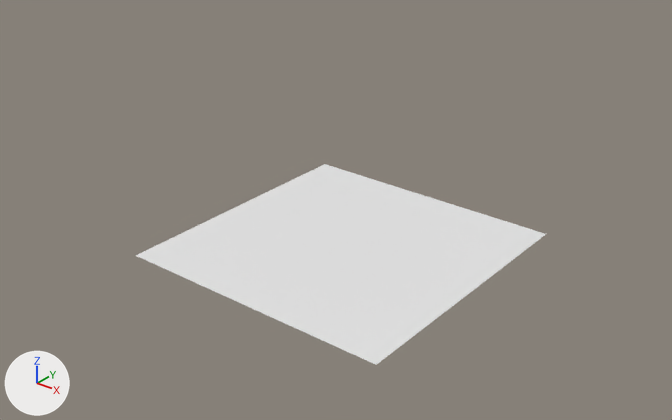
The Blender file HE.blend: old version first, new version second.
Rendered twice from a 50 mm camera at (3.47, -4.44, 2.79) aimed at (-0.01, -0.09, 0.09). The axes (+X, +Y, +Z) are drawn at lower left. The lights are the same throughout.
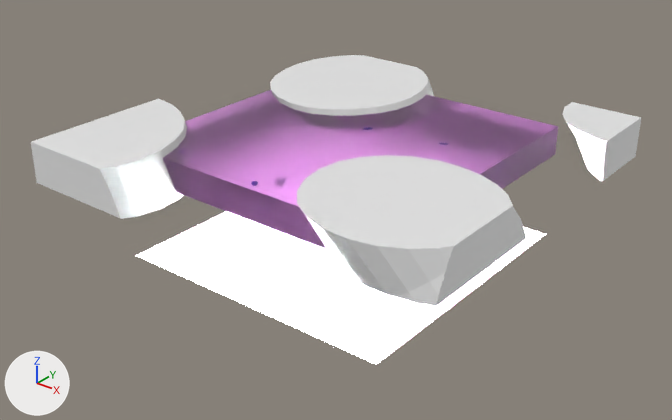
Changed parts and their boxes (x1, y1, x2, y2) in the pictures (672 x 420 px):
```json
{"object": "crypt_structure", "change": "added", "after": [31, 55, 641, 306]}
{"object": "Plane", "change": "recoloured", "before": [135, 164, 546, 365], "after": [135, 164, 546, 365]}
{"object": "muscosa", "change": "added", "after": [163, 90, 558, 250], "on screen": "pink"}
```

The change, as JSON lines over the scene's bpy script:
```json
{"op": "add", "block": "mat_light_source", "code": ["mat_light_source = principled_material('light_source')", "mat_light_source.base_color = (0.8, 0.8, 0.8)  # white #e7e7e7", "mat_light_source.emission_strength = 60.0"]}
{"op": "add", "block": "mat_muscosa", "code": ["mat_muscosa = principled_material('muscosa')", "mat_muscosa.base_color = (0.62, 0.25, 0.65)  # pink #ce89d3", "mat_muscosa.ior = 1.45", "mat_muscosa.transmission_weight = 0.929"]}
{"block": "me_plane_007", "where": "me_plane_007.from_pydata(...)  # 4 vertices, 1 face; spans x -1.0..1.0, y -1.0..1.0, z 0.0"}
{"op": "add", "block": "me_plane_007", "code": "me_plane_007.materials.append(mat_light_source)  # white #e7e7e7"}
{"op": "add", "block": "me_cube_004", "code": ["me_cube_004 = bpy.data.meshes.new('Cube.004')", "me_cube_004.from_pydata(...)  # 276 vertices, 116 faces; spans x -1.4..1.4, y -1.4..1.4, z 0.36..0.64", "me_cube_004.materials.append(mat_muscosa)  # pink #ce89d3"]}
{"op": "add", "block": "me_cube", "code": ["me_cube = bpy.data.meshes.new('Cube')", "me_cube.from_pydata(...)  # a box spanning x -1.0..1.0, y -1.0..1.0, z -0.1..0.1", "me_cube.materials.append(mat_muscosa)  # pink #ce89d3"]}
{"op": "add", "block": "me_plane_001", "code": ["me_plane_001 = bpy.data.meshes.new('Plane.001')", "me_plane_001.from_pydata(...)  # 276 vertices, 122 faces; spans x -1.4..1.4, y -1.4..1.4, z 0.36..0.64"]}
{"op": "add", "block": "ob_muscosa", "code": ["ob_muscosa = bpy.data.objects.new('muscosa', me_cube_004)", "ob_muscosa.location = (0.0, 0.0, 0.0)", "_m = ob_muscosa.modifiers.new('Boolean Modifier 2', 'BOOLEAN')", "_m.object = ob_tissue", "_m.operation = 'INTERSECT'"]}
{"op": "add", "block": "ob_tissue", "code": ["ob_tissue = bpy.data.objects.new('tissue', me_cube)", "ob_tissue.location = (0.0, 0.0, 0.5)", "ob_tissue.hide_viewport = True"]}
{"op": "add", "block": "ob_crypt_structure", "code": ["ob_crypt_structure = bpy.data.objects.new('crypt_structure', me_plane_001)", "ob_crypt_structure.location = (0.0, 0.0, 0.0)"]}
```
